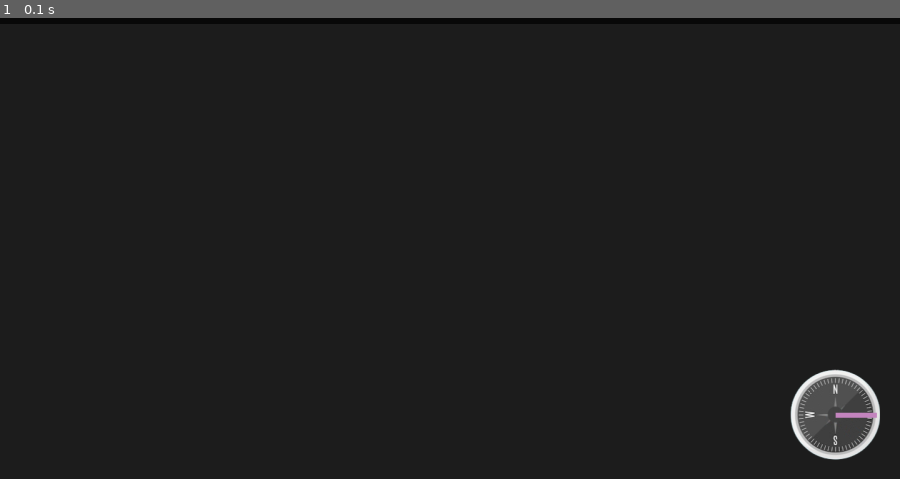
Above: before the commit, frame 1.
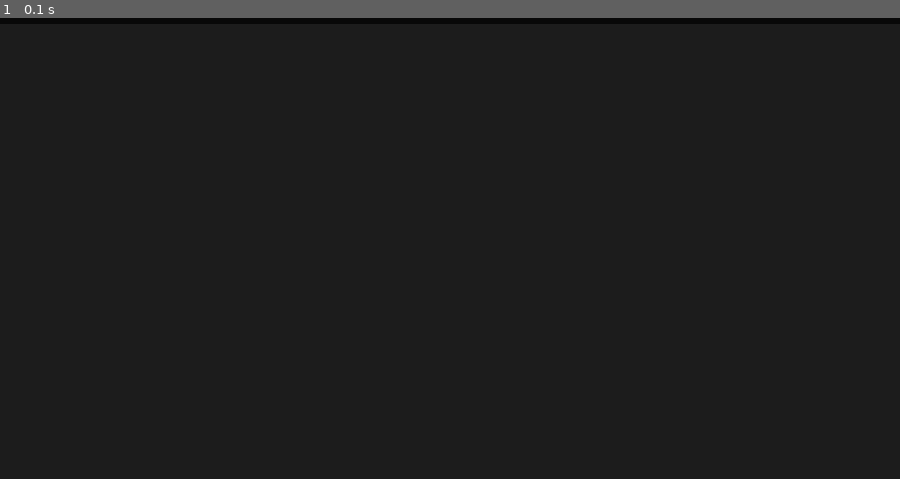
Above: after the commit, the same moment.

Repository: JackBlair87/HackTJ2021
Game: pygame game, started from ground_station/BotDisplay.py
Two runs of this game, one before a commit and one after it. Both use one fixed random seed, a clock stepped at 60 frames per second and the inputs below.
Inputs:
- Up to frame 1 (0.1 s): no input

The runs differ from the first frame. In frame 1, 1.5% of the frame differs, in the area x 87-98%, y 76-96%.

Commit message:
Updated Things

Diff:
--- a/ground_station/BotDisplay.py
+++ b/ground_station/BotDisplay.py
@@ -42,8 +42,7 @@
 print("Start Time" + str(start_time))
 
 #objects that we need
-communicator = Communicator()
-communicator.initiate_bluetooth()
+communicator = Communicator(None, None, False)
 
 all_buttons = []
 
@@ -62,21 +61,22 @@
 
     screen.fill(BLACK)
     pygame.draw.rect(screen, DBLACK, (0, 0, SCREEN_WIDTH, SCREEN_HEIGHT/11))
-    draw_compass(SCREEN_WIDTH-175, SCREEN_HEIGHT-175)
+    #draw_compass(SCREEN_WIDTH-175, SCREEN_HEIGHT-175)
 
     if mode == Mode.manual:
       new_state = state_from_key_press()
+    elif mode == Mode.stop:
+      new_state = State.stop
       # print(State.all_states[state])
 
     current_time = get_time()
     if current_time - last_communication_time > 100:
       if new_state != state:
-        print("New state:", new_state)
+        #print("New state: ", all_states[new_state], ", ", current_time / 1000, " seconds", sep = "")
         #robot.addInfo(c.recieve_info())
         state = new_state
         last_communication_time = current_time
         communicator.transmit_info(new_state)
-        print("Communication happened", current_time)
         # print(get_time())
 
     pygame.display.flip()
@@ -121,24 +121,24 @@
 def state_from_key_press():
   keys = pygame.key.get_pressed()
   if keys[pygame.K_LEFT]:
-    print("left pressed")
+    #print("left pressed")
     return State.turn_left
   elif keys[pygame.K_RIGHT]:
-    print("right pressed")
+    #print("right pressed")
     return State.turn_right
   elif keys[pygame.K_UP]:
-    print("up pressed")
+    #print("up pressed")
     return State.forward
   elif keys[pygame.K_DOWN]:
-    print("down pressed")
+    #print("down pressed")
     return State.reverse
   else:
-    print("no arrow key pressed")
+    #print("no arrow key pressed")
     return State.stop
 
 def draw_compass(x, y, angle = 90.0):
   screen.blit(COMPASS, (x, y))
-  pygame.draw.line(screen, PINK, (x+72, y+72), (x+72 + (65*math.cos(math.radians(angle-90))), y+72 + (65*math.sin(math.radians(angle-90)))), 8)
+  pygame.draw.line(screen, GREEN, (x+72, y+72), (x+72 + (65*math.cos(math.radians(angle-90))), y+72 + (65*math.sin(math.radians(angle-90)))), 8)
 
 def get_time():
   return int(round(time.time() * 1000)) - start_time
--- a/ground_station/Communicator.py
+++ b/ground_station/Communicator.py
@@ -3,11 +3,13 @@
 from InfoPacket import InfoPacket
 
 class Communicator:
-  def __init__(self, port = "/dev/tty.HC-05-DevB", baud = 9600):
+  def __init__(self, port = "/dev/tty.HC-05-DevB", baud = 9600, enabled = True):
     self.port = port
     self.baud = baud
     self.bluetooth = None
-    self.initiate_bluetooth()
+    self.enabled = enabled
+    if self.enabled:
+      self.initiate_bluetooth()
 
   def initiate_bluetooth(self):
     self.bluetooth = serial.Serial(self.port, self.baud) #Start communications with the bluetooth unit
@@ -15,22 +17,25 @@
 
 #Timestamp 12321, State -1 to 4, Distance Sensor Front Double, Distance Sensor Right Double, Left Encoder Value Int, Right Encoder Value Int, Total Angle Double
   def recieve_info(self, old_state = 0):
-    input_data = self.bluetooth.readline().decode() #This reads the incoming data
-    #incoming data is separated with commas and represents these values in order: Millis, state, front distance, right distance, left encoder total, right encoder total, angle total
-    newdata = input_data.split(",")
-    print(newdata[0], newdata[1], newdata[2], newdata[3], newdata[4], newdata[5], newdata[6])
-    if(self.previousState != 0 and newdata[0] == 0):
-      info = InfoPacket(newdata[0], newdata[1], newdata[2], newdata[3], newdata[4], newdata[5], newdata[6], True)
-    else:
-      info = InfoPacket(newdata[0], newdata[1], newdata[2], newdata[3], newdata[4], newdata[5], newdata[6], False)
-    return info
+    if self.enabled:
+      input_data = self.bluetooth.readline().decode() #This reads the incoming data
+      #incoming data is separated with commas and represents these values in order: Millis, state, front distance, right distance, left encoder total, right encoder total, angle total
+      newdata = input_data.split(",")
+      print(newdata[0], newdata[1], newdata[2], newdata[3], newdata[4], newdata[5], newdata[6])
+      if(self.previousState != 0 and newdata[0] == 0):
+        info = InfoPacket(newdata[0], newdata[1], newdata[2], newdata[3], newdata[4], newdata[5], newdata[6], True)
+      else:
+        info = InfoPacket(newdata[0], newdata[1], newdata[2], newdata[3], newdata[4], newdata[5], newdata[6], False)
+      return info
 
   def transmit_info(self, state = 0):
-    self.previousState = state
-    self.bluetooth.write(str.encode(str(state))) #These need to be bytes not unicode, plus a number
+    if self.enabled:
+      self.previousState = state
+      self.bluetooth.write(str.encode(str(state))) #These need to be bytes not unicode, plus a number
 
   def deactivate_bluetooth(self):
-    self.bluetooth.close()
+    if self.enabled:
+      self.bluetooth.close()
 
 
 #Ideal Use
